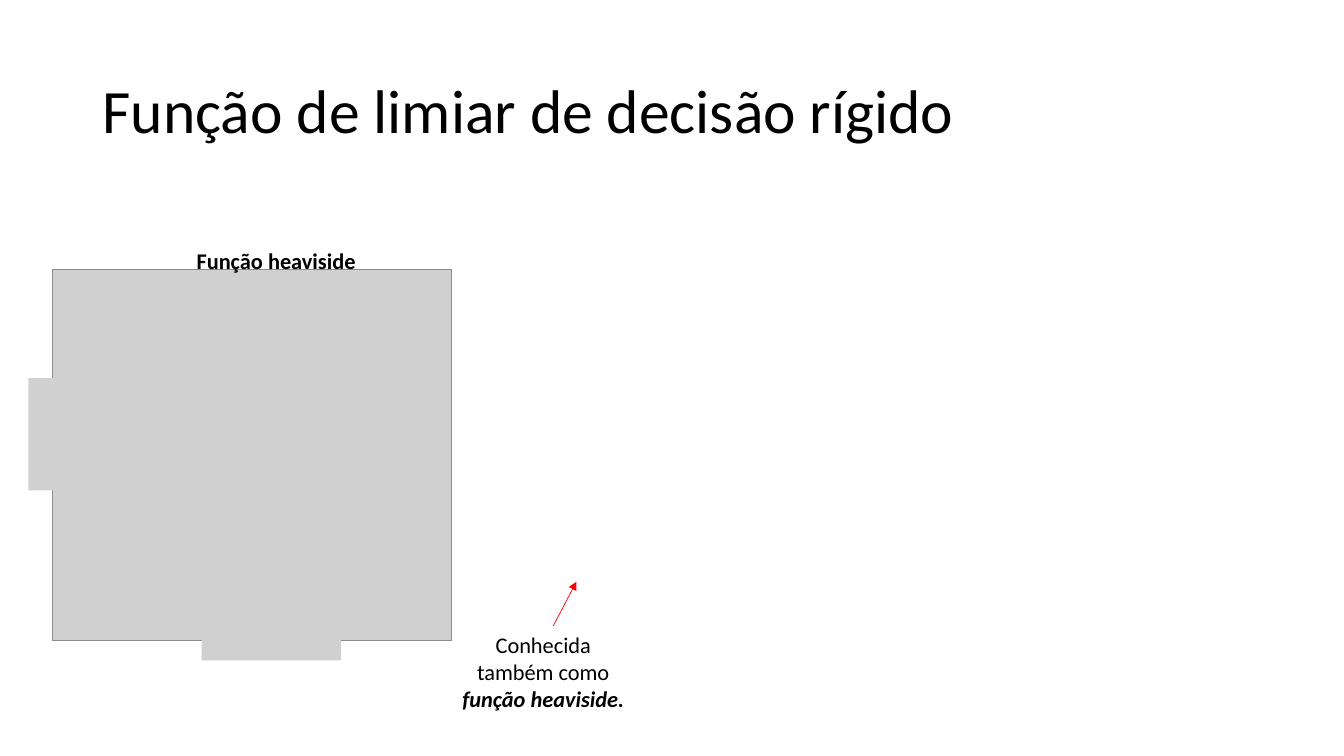
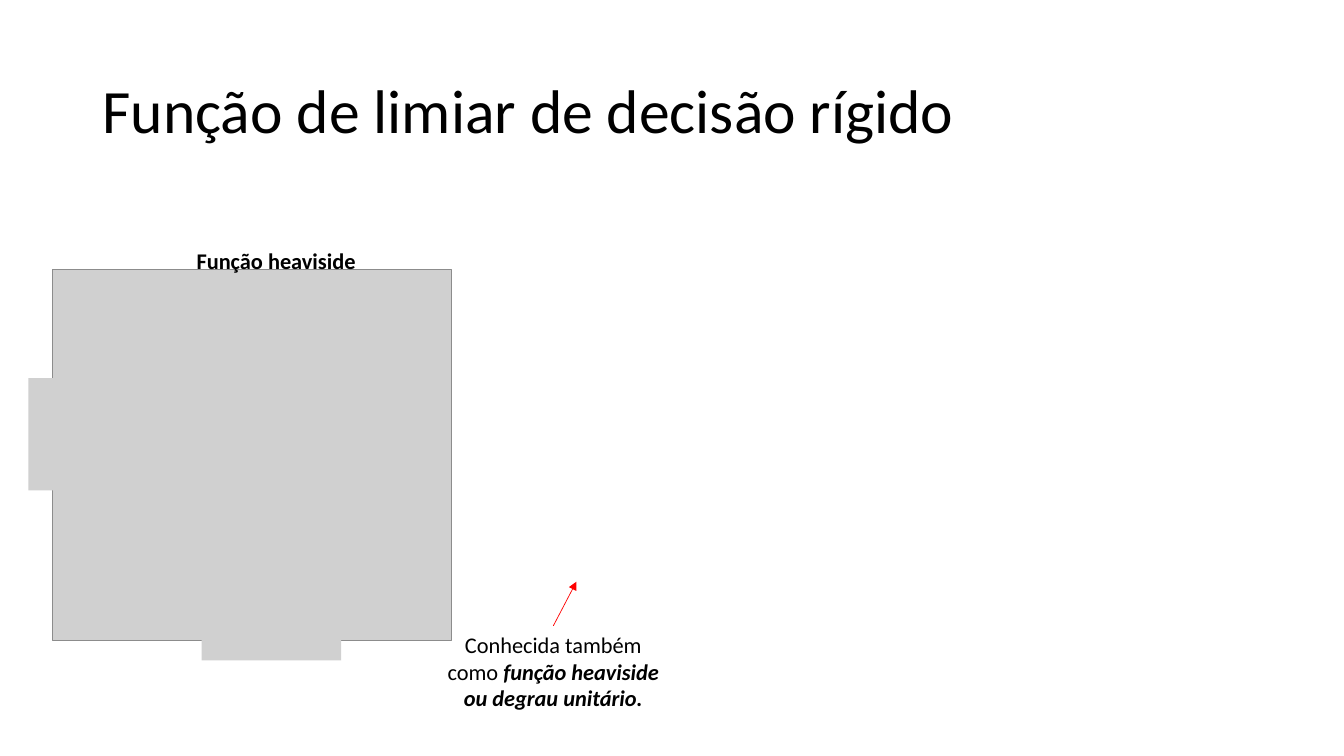
Before and after one commit to zz4fap/t320_aprendizado_de_maquina, a slide deck: slide 10 of slides/T320_Classificação (Parte II).pptx. Drawn at 1344x756 pixels with LibreOffice and Linux fonts; fonts in the diff are those of the drawing; grey boxes stand for pictures. Boxes give left, top, right and bottom in pixels: in the first picture for what was removed or moved away, otherwise in the second. Text is boxed around its words. In the diff, an @@ line names an element or a change of style, - is before the commit and + after.

Commit message:
update of slides

```diff
--- a/slides/T320_Classificação (Parte II).pptx
+++ b/slides/T320_Classificação (Parte II).pptx
@@ text at (448, 637, 659, 710): text changed; bold on; italic on @@
-Conhecida também como função heaviside.
+Conhecida também como função heaviside ou degrau unitário.
```
Also in this commit, not shown: 2 other slides changed, 1 other file.
